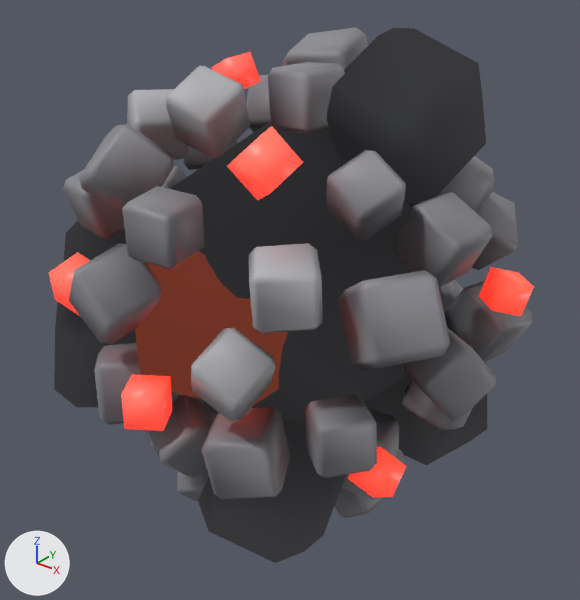
A saved change to the glTF model assets/robots/nano_swarm.glb.
One viewpoint serves both versions: a 50 mm lens placed at (0.745, -0.941, 1.046), pointed at (-0.018, 0.012, 0.455). Arrows for +X, +Y and +Z are at lower left; the lights stay in place. The first picture is the older version. Where no turn or scale is listed for an object, it has been applied to the vertices. Vertices at exactly the same position are counted once.

Script lines for the objects in view, before the commit:
```python
me_cube_130 = bpy.data.meshes.new('Cube.130')
me_cube_130.from_pydata(...)  # 680 vertices, 1236 faces; spans x -0.121..0.328, y -0.665..0.063, z -0.485..0.362
# faces by material slot: [1188, 48]
me_cube_130.materials.append(mat_satin)
me_cube_130.materials.append(mat_glow_ff0703)
me_cube_157 = bpy.data.meshes.new('Cube.157')
me_cube_157.from_pydata(...)  # 768 vertices, 1400 faces; spans x -0.29..0.122, y -0.639..0.074, z -0.559..0.319
# faces by material slot: [1364, 36]
me_cube_157.materials.append(mat_satin)
me_cube_157.materials.append(mat_glow_ff0703)
me_cube_197 = bpy.data.meshes.new('Cube.197')
me_cube_197.from_pydata(...)  # 72 vertices, 132 faces; spans x -0.218..0.109, y -0.402..0.104, z -0.188..0.595
me_cube_197.materials.append(mat_outline)
me_cube_229 = bpy.data.meshes.new('Cube.229')
me_cube_229.from_pydata(...)  # 96 vertices, 176 faces; spans x -0.191..0.217, y -0.406..0.11, z -0.172..0.326
me_cube_229.materials.append(mat_outline)
me_icosphere_005 = bpy.data.meshes.new('Icosphere.005')
me_icosphere_005.from_pydata(...)  # 43 vertices, 78 faces; spans x -0.247..0.247, y -0.138..0.396, z -0.261..0.256
me_icosphere_005.materials.append(mat_outline)
ob_m_body_outline = bpy.data.objects.new('M_Body_Outline', me_icosphere_005)
ob_m_body_outline.location = (0.0, -0.16, 0.5)
ob_m_lega_swarm = bpy.data.objects.new('M_LegA_swarm', me_cube_130)
ob_m_lega_swarm.location = (0.055, 0.292, 0.5)
ob_m_lega_swarm_outline = bpy.data.objects.new('M_LegA_swarm_Outline', me_cube_197)
ob_m_lega_swarm_outline.location = (0.194, 0.106, 0.307)
ob_m_legb_swarm = bpy.data.objects.new('M_LegB_swarm', me_cube_157)
ob_m_legb_swarm.location = (-0.069, 0.278, 0.563)
ob_m_legb_swarm_outline = bpy.data.objects.new('M_LegB_swarm_Outline', me_cube_229)
ob_m_legb_swarm_outline.location = (-0.207, 0.099, 0.252)
```
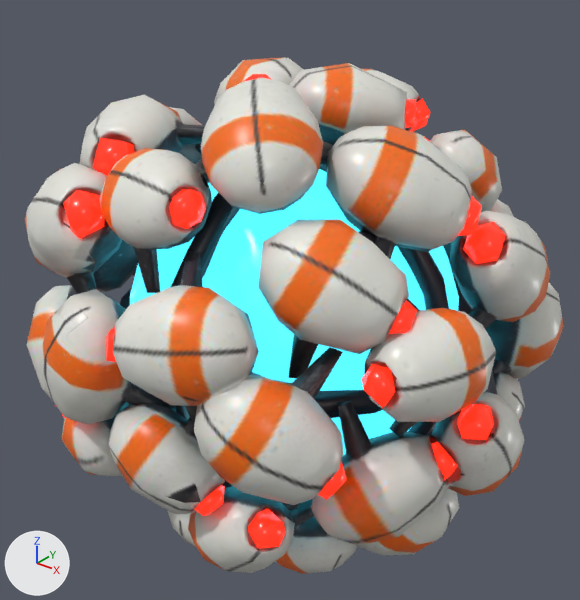
Edits to the bpy script that builds the scene:
```text
Add mat_nanoswarmmat:
    mat_nanoswarmmat = bpy.data.materials.new('NanoSwarmMat')
    # uses the picture img_nano_swarm_albedo
    # uses the picture img_nano_swarm_normal
    # uses the picture img_nano_swarm_orm
Change me_icosphere_005:
    remove me_icosphere_005.from_pydata(...)  # 43 vertices, 78 faces; spans x -0.247..0.247, y -0.138..0.396, z -0.261..0.256
    remove me_icosphere_005.materials.append(mat_outline)
    add me_icosphere_005.from_pydata(...)  # 132 vertices, 260 faces; spans x -0.27..0.27, y -0.271..0.267, z 0.167..0.708
    me_icosphere_005 part 1: the loose piece of 12 vertices spanning x -0.145..0.145, y -0.138..0.138, z -0.162..0.162 is deleted
    me_icosphere_005 part 2
    31 vertices are removed from x -0.247..0.247, y -0.076..0.396, z -0.261..0.256
    58 faces are deleted
    132 vertices are added at x -0.27..0.27, y -0.271..0.267, z 0.167..0.708
    260 new faces join them
    add me_icosphere_005.materials.append(mat_glowcore)  # cyan #2e8799, glowing cyan #4ce0ff
Remove ob_m_lega_swarm:
    ob_m_lega_swarm = bpy.data.objects.new('M_LegA_swarm', me_cube_130)
Remove ob_m_lega_swarm_outline:
    ob_m_lega_swarm_outline = bpy.data.objects.new('M_LegA_swarm_Outline', me_cube_197)
Remove ob_m_legb_swarm:
    ob_m_legb_swarm = bpy.data.objects.new('M_LegB_swarm', me_cube_157)
Remove ob_m_legb_swarm_outline:
    ob_m_legb_swarm_outline = bpy.data.objects.new('M_LegB_swarm_Outline', me_cube_229)
Change ob_m_body_outline:
    ob_m_body_outline.location: (0.0, -0.16, 0.5) -> (0.0, 0.0, 0.0)
Add ob_nanoswarmmesh:
    ob_nanoswarmmesh = bpy.data.objects.new('NanoSwarmMesh', me_nanoswarmmesh)  # 2845 vertices, 5638 faces; spans x -0.44..0.423, y -0.406..0.442, z 0.014..0.851
    ob_nanoswarmmesh.location = (0.0, 0.0, 0.0)
Add ob_gloweyes11:
    ob_gloweyes11 = bpy.data.objects.new('GlowEyes11', me_eyes11_002)  # 41 vertices, 70 faces; spans x 0.266..0.344, y -0.241..0.041, z 0.501..0.703; in mat_gloweyes11 (red #7f140a, glowing red #ff2914)
    ob_gloweyes11.location = (0.0, 0.0, 0.0)
Add ob_gloweyes9:
    ob_gloweyes9 = bpy.data.objects.new('GlowEyes9', me_eyes9_002)  # 47 vertices, 70 faces; spans x -0.26..0.201, y 0.068..0.337, z 0.588..0.796; in mat_gloweyes9 (red #7f140a, glowing red #ff2914)
    ob_gloweyes9.location = (0.0, 0.0, 0.0)
Add ob_gloweyes8:
    ob_gloweyes8 = bpy.data.objects.new('GlowEyes8', me_eyes8_002)  # 45 vertices, 70 faces; spans x -0.415..-0.124, y -0.256..0.262, z 0.417..0.758; in mat_gloweyes8 (red #7f140a, glowing red #ff2914)
    ob_gloweyes8.location = (0.0, 0.0, 0.0)
Add ob_gloweyes7:
    ob_gloweyes7 = bpy.data.objects.new('GlowEyes7', me_eyes7_002)  # 43 vertices, 70 faces; spans x -0.004..0.323, y -0.397..-0.143, z 0.287..0.613; in mat_gloweyes7 (red #7f140a, glowing red #ff2914)
    ob_gloweyes7.location = (0.0, 0.0, 0.0)
Add ob_gloweyes5:
    ob_gloweyes5 = bpy.data.objects.new('GlowEyes5', me_eyes5_002)  # 43 vertices, 70 faces; spans x 0.138..0.405, y -0.136..0.179, z 0.064..0.46; in mat_gloweyes5 (red #7f140a, glowing red #ff2914)
    ob_gloweyes5.location = (0.0, 0.0, 0.0)
Add ob_gloweyes3:
    ob_gloweyes3 = bpy.data.objects.new('GlowEyes3', me_eyes3_002)  # 39 vertices, 70 faces; spans x 0.001..0.057, y -0.291..-0.087, z 0.679..0.851; in mat_gloweyes3 (red #7f140a, glowing red #ff2914)
    ob_gloweyes3.location = (0.0, 0.0, 0.0)
Add ob_gloweyes1:
    ob_gloweyes1 = bpy.data.objects.new('GlowEyes1', me_eyes1_002)  # 41 vertices, 70 faces; spans x -0.282..-0.093, y -0.374..-0.238, z 0.255..0.708; in mat_gloweyes1 (red #7f140a, glowing red #ff2914)
    ob_gloweyes1.location = (0.0, 0.0, 0.0)
Add ob_gloweyes0:
    ob_gloweyes0 = bpy.data.objects.new('GlowEyes0', me_eyes0_002)  # 41 vertices, 70 faces; spans x -0.037..0.208, y -0.316..-0.029, z 0.023..0.305; in mat_gloweyes0 (red #7f140a, glowing red #ff2914)
    ob_gloweyes0.location = (0.0, 0.0, 0.0)
```

Pixel boxes [x1, y1, x2, y2] of what changed, in the pictures (580 x 600 px):
'NanoSwarmMesh', added: after [25, 58, 564, 574]
'M_LegA_swarm', deleted: before [121, 62, 534, 518]
'M_Body_Outline', reshaped, moved, recoloured: before [135, 122, 440, 424]; after [130, 169, 459, 455]
'M_LegB_swarm', deleted: before [49, 27, 368, 501]
'M_LegA_swarm_Outline', deleted: before [198, 28, 487, 563]
'M_LegB_swarm_Outline', deleted: before [54, 221, 219, 415]
'GlowEyes11', added: after [361, 195, 505, 408]
'GlowEyes7', added: after [106, 300, 417, 516]
'GlowEyes5', added (red): after [431, 404, 494, 481]
'GlowEyes1', added: after [55, 190, 104, 418]
'GlowEyes3', added: after [169, 74, 272, 229]
'GlowEyes0', added (red): after [248, 509, 285, 548]
'GlowEyes8', added (mostly hidden): after [71, 138, 134, 286]
'GlowEyes9', added (red): after [405, 98, 430, 141]
part 1 of me_icosphere_005, deleted (red): before [135, 251, 288, 406]
part 2 of me_icosphere_005, reshaped: before [170, 122, 440, 424]; after [130, 169, 459, 455]
